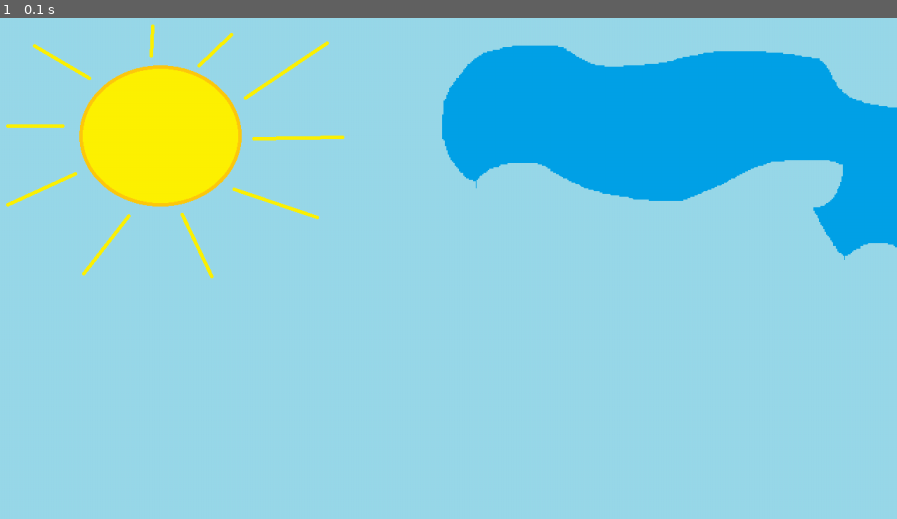
Above: before the commit, frame 1.
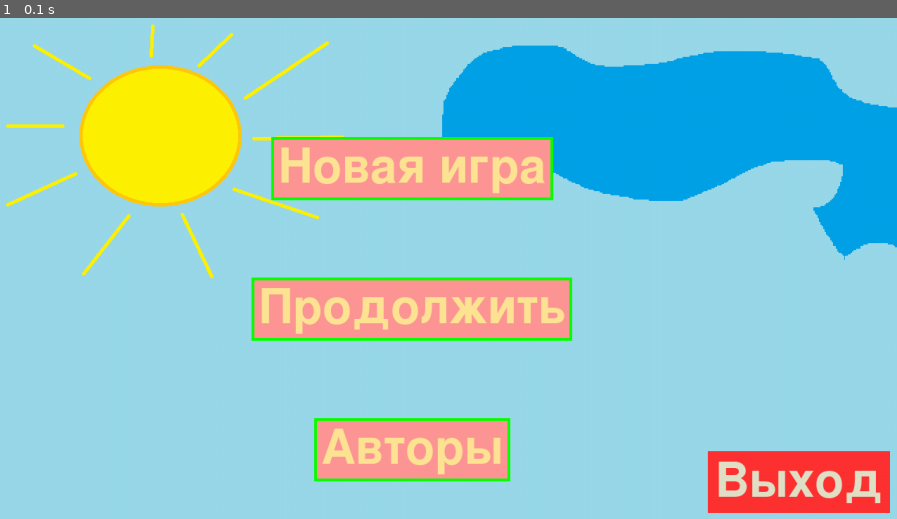
Above: after the commit, the same moment.

Repository: realReloadTime/GoodAppsProduction
Game: pygame game, started from start.py
The game is run twice, just before and just after one commit, with the same random seed, the same clock (stepped at 60 frames per second) and the same inputs.
Inputs:
- Up to frame 1 (0.1 s): no input

The runs differ from the first frame. In frame 1, 14% of the frame differs, in the area x 27-100%, y 23-99%.

Commit message:
version 0.004 first visual style for main menu

Diff:
--- a/start.py
+++ b/start.py
@@ -4,13 +4,22 @@
 
 class SellAndGive:
     def __init__(self):
-        self.width_and_height = GetSystemMetrics(0), GetSystemMetrics(1)
-        self.screen = pygame.display.set_mode(self.width_and_height)
+        # взять размеры экрана (нужно для правильного расположения объектов на любом экране)
+        self.width = GetSystemMetrics(0)
+        self.height = GetSystemMetrics(1)
+
+        self.screen = pygame.display.set_mode((self.width, self.height))
+
+        # менеджер экранов для удобного переключения между ними(список будет расширяться)
         self.all_screens = ['MainMenu']
+
+        # отмечаем выбранный экран
         self.selected_screen = self.all_screens[0]
-        self.app_start()
 
-    def app_start(self):
+        # запускаем приложение
+        self.app_running()
+
+    def app_running(self):  # старт и работа приложения
         pygame.init()
 
         pygame.display.set_caption('Продай и отдай')
@@ -18,29 +27,57 @@
         running = True
 
         while running:
-            self.screen.fill((31, 204, 255))
+            self.screen.fill((31, 204, 255))  # голубой цвет(заглушка для фона)
             for event in pygame.event.get():
-                if event.type == pygame.QUIT or (event.type == pygame.KEYDOWN and event.key == pygame.K_ESCAPE):
+                if event.type == pygame.QUIT or \
+                        event.type == pygame.KEYDOWN and event.key == pygame.K_ESCAPE:  # выход на кнопку ESC
                     self.app_end()
                     running = False
+
+                if event.type == pygame.MOUSEMOTION:
+                    pass
 
             if not running:
                 continue
 
-            if self.selected_screen == 'MainMenu':
+            if self.selected_screen == 'MainMenu':  # действия при выборе экрана главного меню(по умолчанию)
                 menu_background = Background('background_menu.png', [0, 0])
                 self.screen.blit(menu_background.image, menu_background.rect)
 
+                buttons = ['Новая игра', 'Продолжить', 'Авторы']
+                for i in range(3):
+
+                    font = pygame.font.Font(None, 100)
+                    text = font.render(buttons[i], True, pygame.Color('#FFE594'))  # текст
+                    text_x = self.width // 2 - text.get_width() // 2 - 50
+                    text_y = self.height // 3 - text.get_height() // 2 - 20 + i * 200
+                    text_w = text.get_width()
+                    text_h = text.get_height()
+                    pygame.draw.rect(self.screen, (255, 150, 150), (text_x - 10, text_y - 10,
+                                                                    text_w + 20, text_h + 20), 0)  # фон текста
+                    pygame.draw.rect(self.screen, (10, 255, 0), (text_x - 10, text_y - 10,
+                                                                text_w + 20, text_h + 20), 4)  # обводка текста
+                    self.screen.blit(text, (text_x, text_y))
+
+                font = pygame.font.Font(None, 100)
+                text = font.render('Выход', True, (225, 225, 200))
+                text_x = self.width - text.get_width() - 20
+                text_y = self.height - text.get_height() - 20
+                text_w = text.get_width()
+                text_h = text.get_height()
+                pygame.draw.rect(self.screen, (255, 50, 50), (text_x - 10, text_y - 10,
+                                                                text_w + 20, text_h + 20), 0)
+                self.screen.blit(text, (text_x, text_y))
             pygame.display.flip()
             clock.tick(1)
 
-    def app_end(self):  # saves all changes
+    def app_end(self):  # действия при завершении работы(для сохранения данных и вывода завершающей анимации)
         self.screen.fill((100, 100, 100))
         pygame.display.flip()
         pygame.quit()
 
 
-class Background(pygame.sprite.Sprite):
+class Background(pygame.sprite.Sprite):  # специальный класс для добавления фонового изображения
     def __init__(self, image_file, location):
         pygame.sprite.Sprite.__init__(self)
         self.image = pygame.image.load(image_file)
